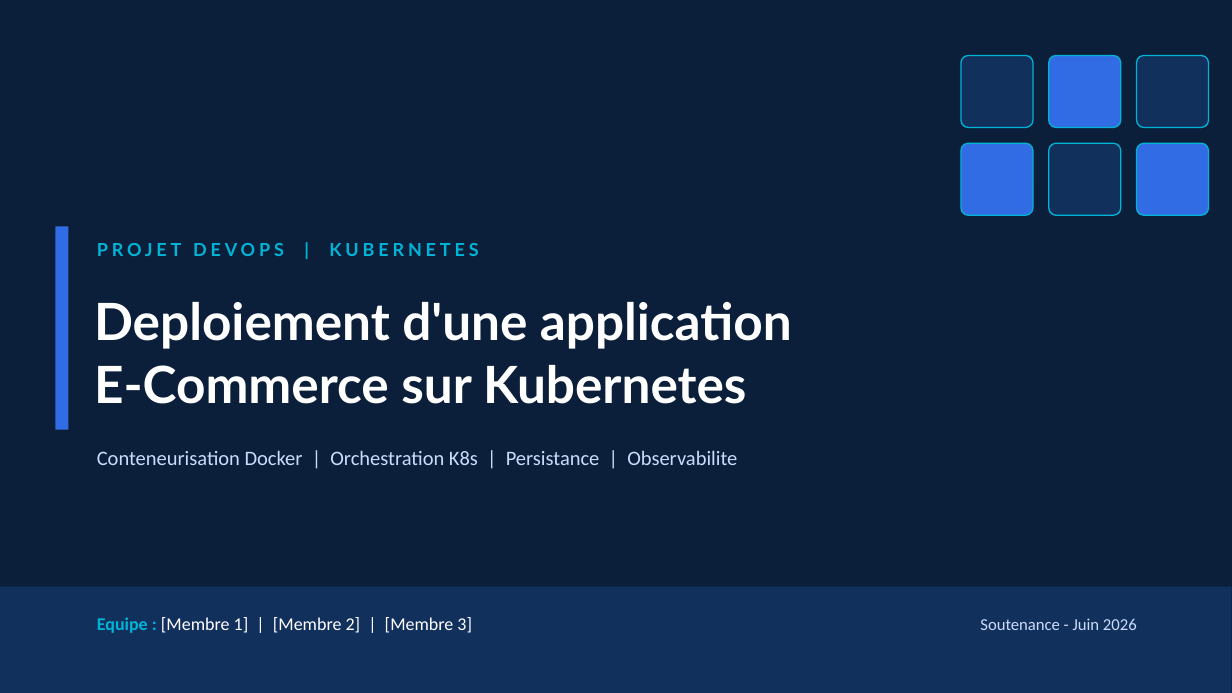
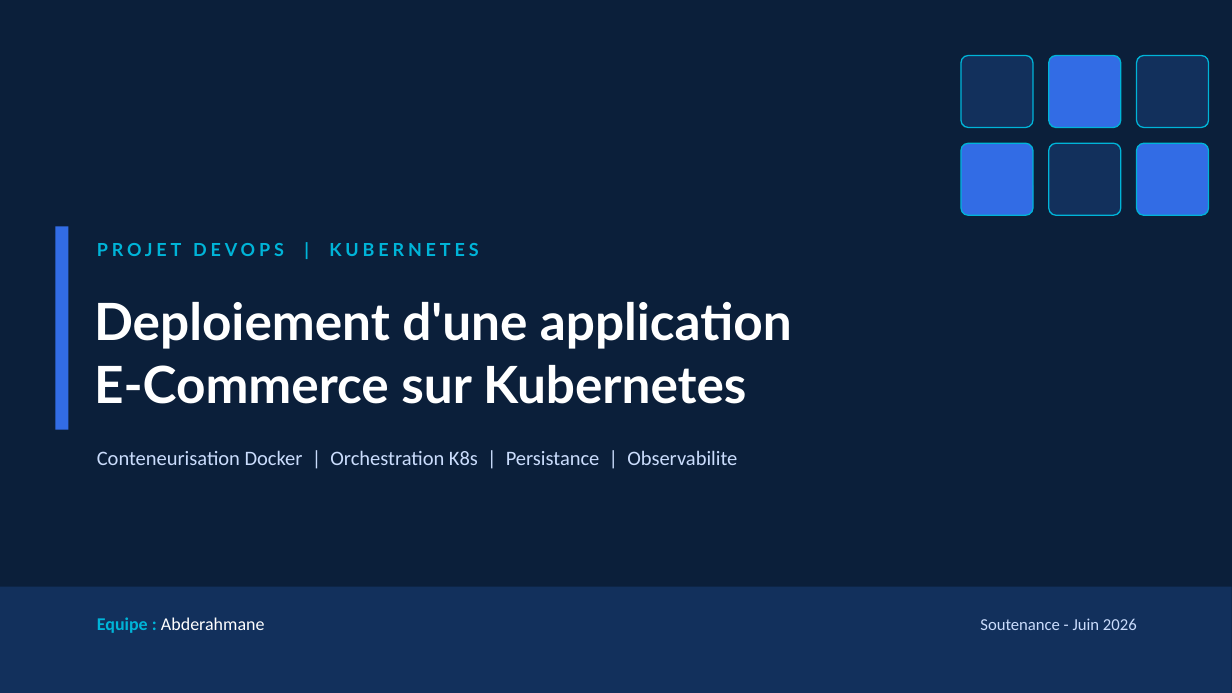
Before and after one commit to Abder541/k8s-ecommerce, a slide deck: slide 1 of presentation/K8s-ECommerce-Presentation.pptx. Drawn at 1232x693 pixels with LibreOffice and Linux fonts; fonts in the diff are those of the drawing. Boxes give left, top, right and bottom in pixels: in the first picture for what was removed or moved away, otherwise in the second. Text is boxed around its words. In the diff, an @@ line names an element or a change of style, - is before the commit and + after.

```diff
--- a/presentation/K8s-ECommerce-Presentation.pptx
+++ b/presentation/K8s-ECommerce-Presentation.pptx
@@ text at bbox=[97, 617, 265, 633]: text changed @@
-Equipe : [Membre 1] | [Membre 2] | [Membre 3]
+Equipe : Abderahmane
```
Also in this commit, not shown: 2 other slides changed, 1 other file.
